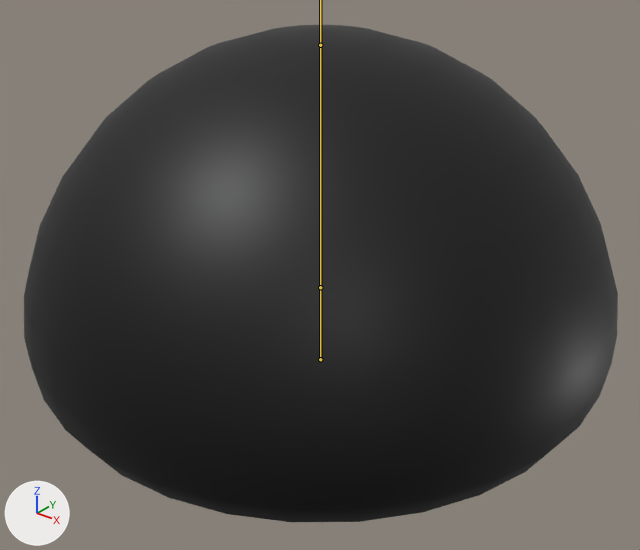
One commit to the FBX model Slime/slime.fbx: the scene before it, then after it.
Rendered twice from a 50 mm camera at (1.81, -2.27, 1.79) aimed at (0.05, -0.07, 0.43). Every picture has the same lights, and +X, +Y and +Z are marked at lower left. The bones that bend it are drawn over the model as lines.

Names of what the first picture shows: 'Happy Slime Skin'.
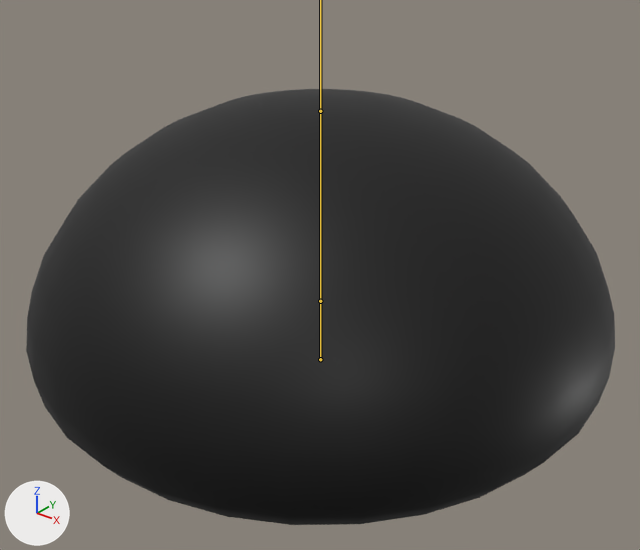
The newer file adds an action. The first version stands in its rest pose; the second is drawn at frame 46 of the action 'Happy Slime Armature|Move'.

Where the change shows, as pixel boxes [x1, y1, x2, y2] in the pictures (640 x 550 px):
'Happy Slime Skin', posed (12% shorter)
    before: [24, 25, 618, 522]
    after: [26, 89, 615, 525]
bone 'Base', root to tip
    before: (320, 359) to (320, 287)
    after: (320, 359) to (320, 301)

The edits, one by one:
Bone 'Base' (bone_base) is rescaled from (1.0, 1.0, 1.0) to (1.0, 0.82, 1.0).
